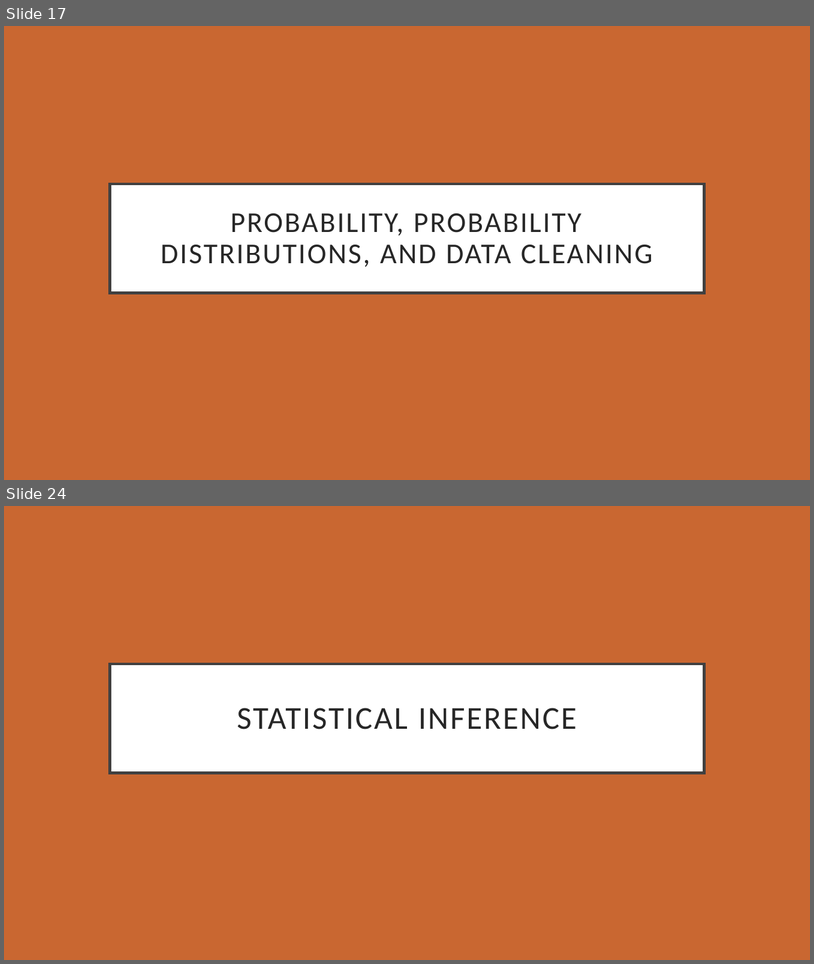
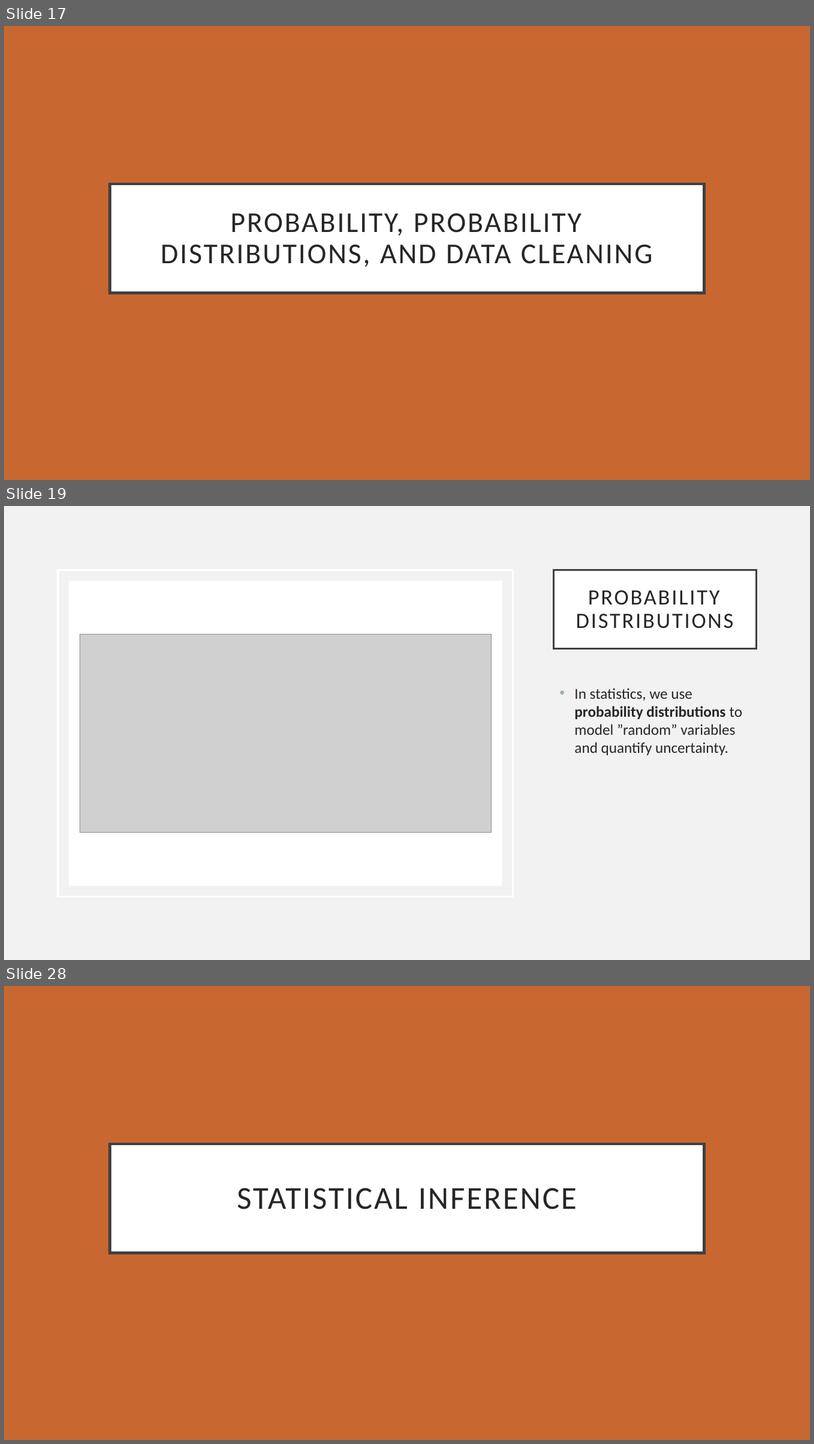
Before and after one commit to eholdmore/StatsForCompBio, a slide deck: Stats-for-Comp-Bio.pptx. Shown one above the other, each under a label of ours: slides 17 and 24 before the commit, slides 17, 19 and 28 after it; the slides between them are not shown. The pictures are 814x964 and 814x1444 pixels, drawn with LibreOffice and Linux fonts; fonts in the diff are those of the drawing; grey boxes stand for pictures. Boxes give left, top, right and bottom in pixels: in the first picture for what was removed or moved away, otherwise in the second. Text is boxed around its words. In the diff, an @@ line names an element or a change of style, - is before the commit and + after.

```diff
--- a/Stats-for-Comp-Bio.pptx
+++ b/Stats-for-Comp-Bio.pptx
@@ slide 19 added at (4,506,810,960), background #F2F2F2 @@
@@ rectangle added at (58,570,513,896), outline #FFFFFF 2.5 pt @@
@@ title added at (554,570,756,648), fill #FFFFFF, outline #404040 2.5 pt, 26 pt, text #262626 @@
+PROBABILITY DISTRIBUTIONS
@@ rectangle added at (69,580,503,885), fill #FFFFFF @@
@@ picture added at (80,634,492,832) @@
@@ text added at (575,688,743,755), 18 pt, text #262626 @@
+• In statistics, we use probability distributions to model ”random” variables and quantify uncertainty.
@@ what was slide 24 is now slide 28 @@
```
Also in this commit, not shown: 10 slides changed, 7 other slides added, 3 slides removed, 1 other file.
